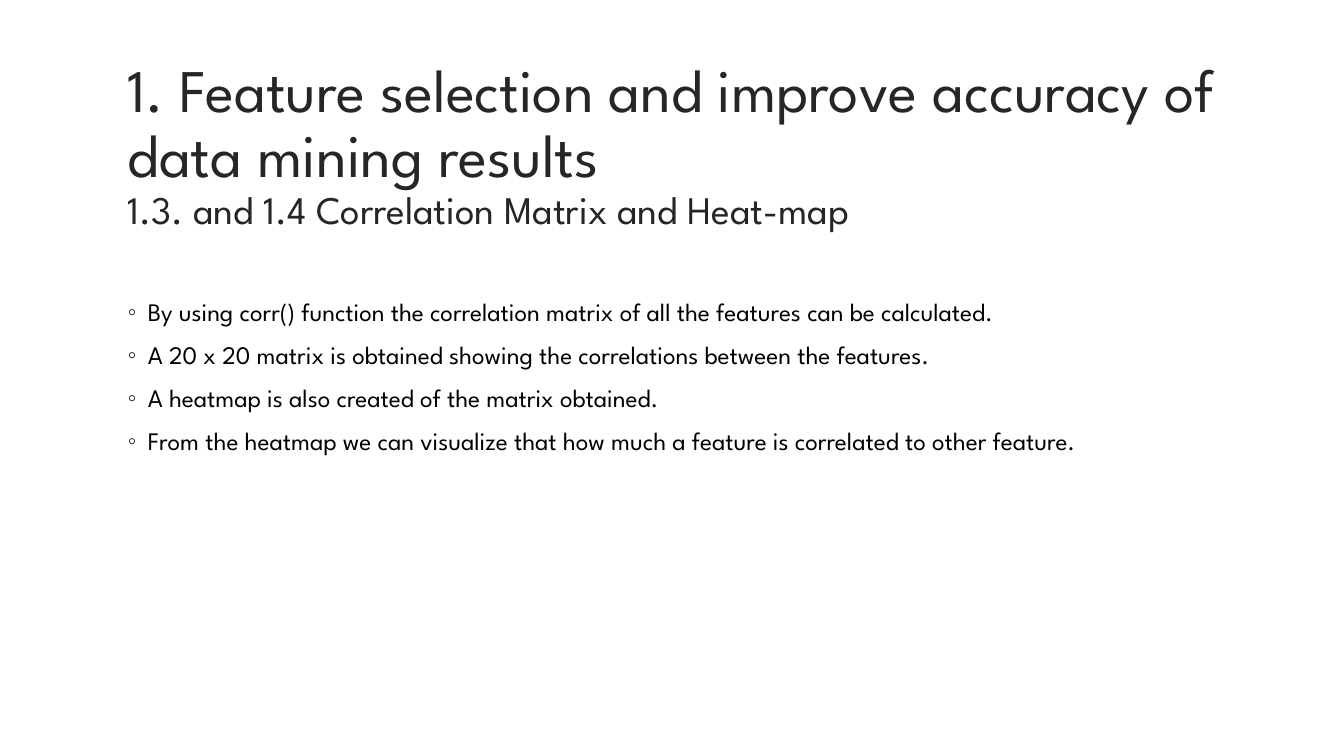
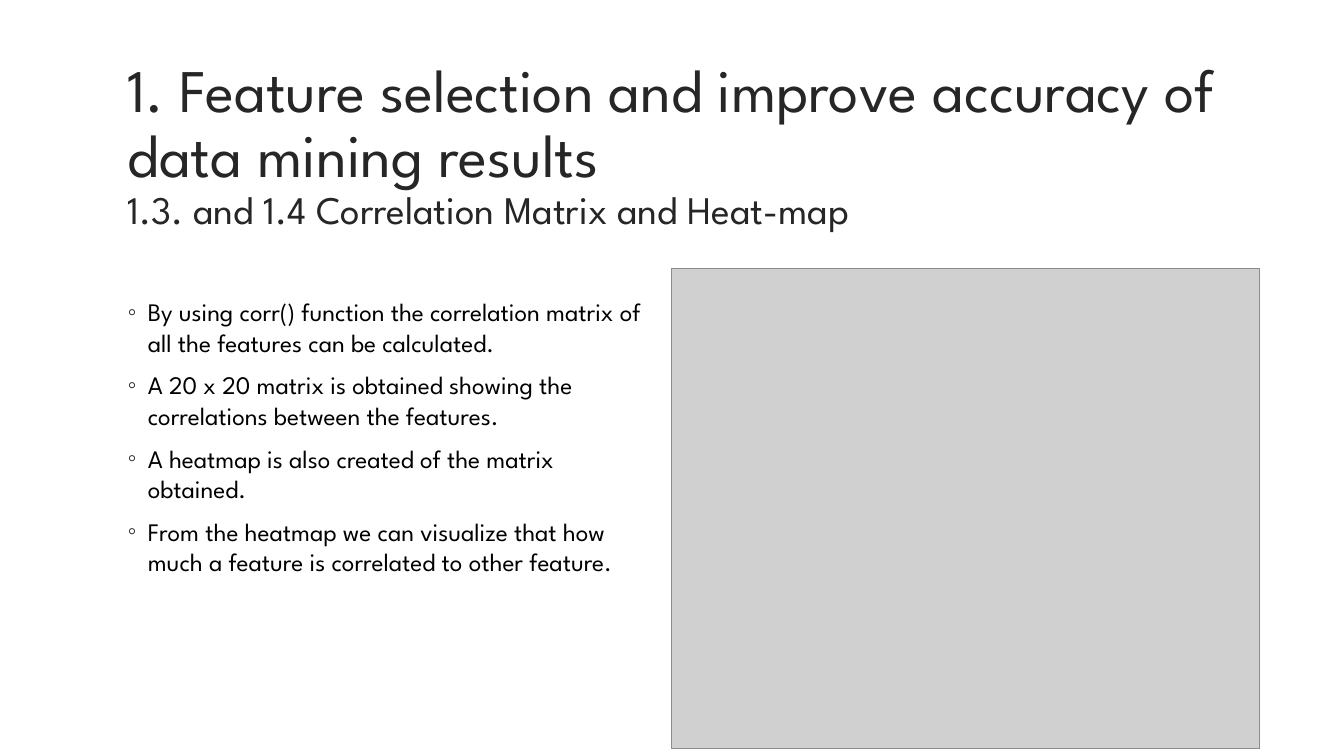
Before and after one commit to oguzhanakan0/comp541, a slide deck: slide 4 of reports/group-6-assignment-5.pptx. Drawn at 1344x756 pixels with LibreOffice and Linux fonts; fonts in the diff are those of the drawing; grey boxes stand for pictures. Boxes give left, top, right and bottom in pixels: in the first picture for what was removed or moved away, otherwise in the second. Text is boxed around its words. In the diff, an @@ line names an element or a change of style, - is before the commit and + after.

```diff
--- a/reports/group-6-assignment-5.pptx
+++ b/reports/group-6-assignment-5.pptx
@@ picture added at (673, 268, 1260, 748) @@
@@ text "By using corr() function the ..." rewrapped from (148, 303, 1076, 456) to (148, 303, 641, 572) @@
```
Also in this commit, not shown: 1 other slide changed, 2 other files.
